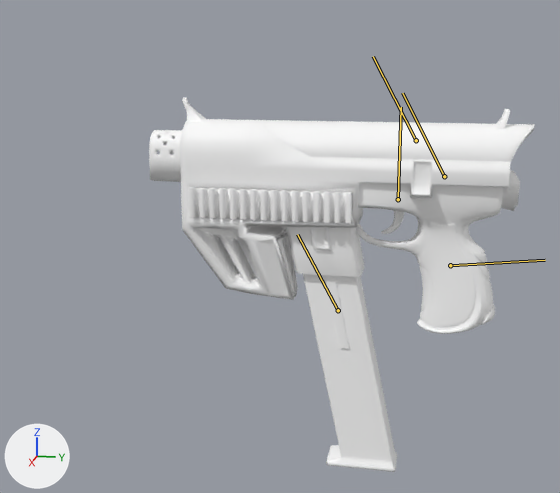
A saved change to the FBX model Assets/Meshes/FP Gun/SK_Gun_TPose.fbx.
Rendered twice from a camera (50 mm lens) standing at (0.685, 0.1, 0.115) and looking at (-0.003, -0.037, -0.057). Every picture has the same lights, and +X, +Y and +Z are marked at lower left. Both versions are drawn at the pose saved in each file; the numbers are the values there. The bones that bend it are drawn over the model as lines.

The first picture shows 'SK_Pistol'.
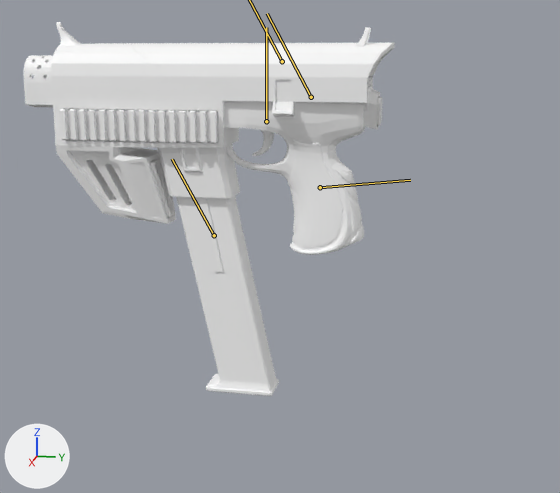
Location of each change, (x1, y1, x2, y2) in pixels of the pictures (560 x 493 px):
'SK_Pistol', posed
    before: (149, 98, 535, 472)
    after: (24, 22, 395, 396)
bone 'Root_Gun', root to tip
    before: (450, 265) to (545, 260)
    after: (320, 187) to (410, 180)

The edits, one by one:
Bone 'Root_Gun' (bone_root_gun) moves from (0.0, 0.0, 0.0) to (7.97, -10.99, 0.0).
